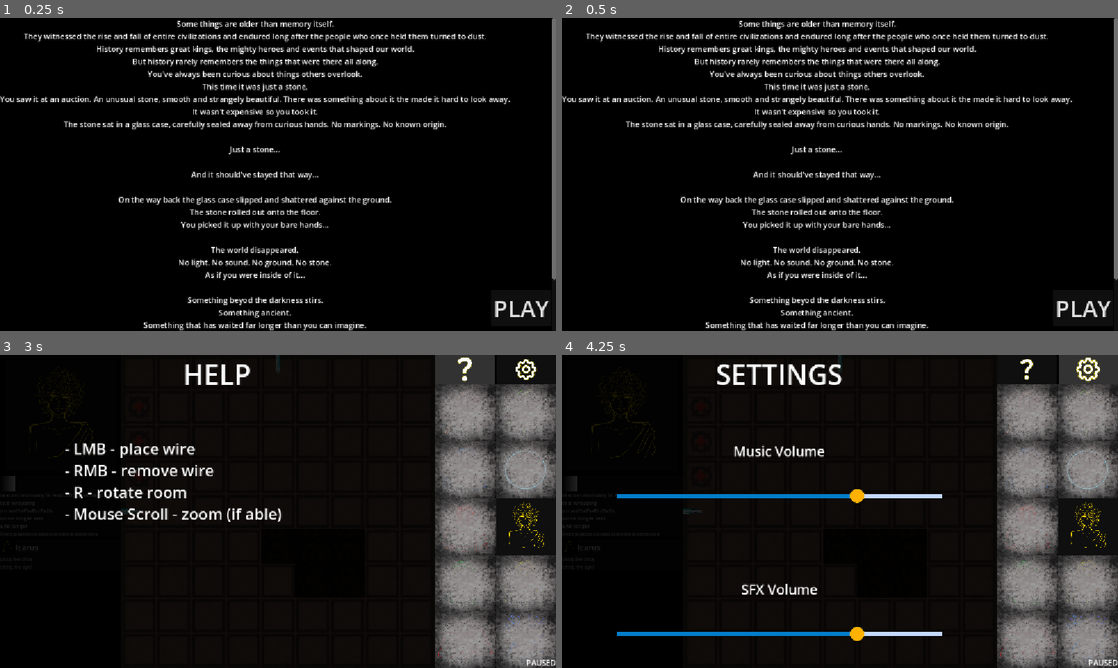
Above: before the commit, frames 1-4 (two rows, left to right).
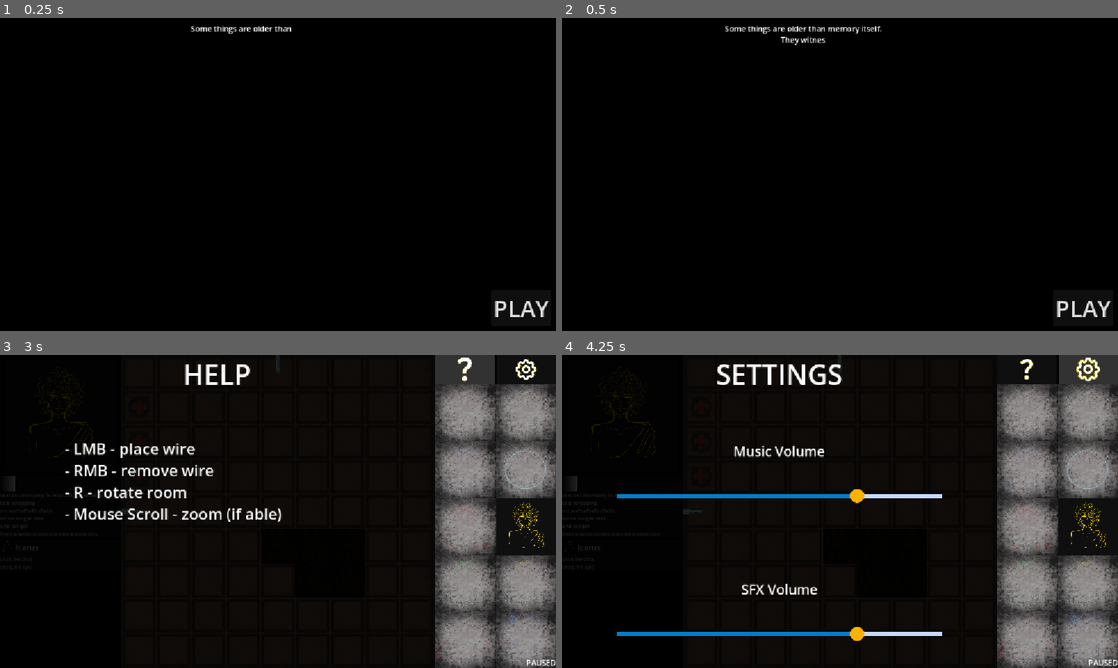
Above: after the commit, the same moments.

Repository: Wallted/ldjam-60
Game: Godot game, scene res://main.tscn
The game is run twice, just before and just after one commit, with the same random seed, the same clock (stepped at 60 frames per second) and the same inputs.
Inputs (mouse positions are in pixels of both pictures, inside the frame that each line leads up to):
- Up to frame 1 (0.25 s): no input
- Up to frame 2 (0.5 s): no input
- Up to frame 3 (3 s): click "PLAY" at 0.5 s; move the mouse to (400, 495) at 1.27 s; hold W 1.28-2.03 s; tap R (rotate) at 1.35 s; click (400, 495) at 1.42 s; move the mouse to (16, 408) at 2.02 s; tap T at 2.1 s; click (16, 408) at 2.17 s; click (467, 370) at 2.75 s
- Up to frame 4 (4.25 s): click (1090, 370) at 3.5 s

The runs differ from the first frame. In frame 1, 9.4% of the frame differs, in the area x 0-100%, y 0-100%; in frame 2, 9.6%; in frame 3, less than 0.1%; in frame 4, less than 0.1%.

Commit message:
[feature] Intro slow show (#71)

Diff:
--- a/main.gd
+++ b/main.gd
@@ -3,7 +3,7 @@
 @onready var color_rect: ColorRect = $CanvasLayer/TitleScreen/ColorRect
 @onready var button: Button = $CanvasLayer/TitleScreen/Button
 @onready var title_screen: Control = $CanvasLayer/TitleScreen
-@onready var title_text_scroll_container: ScrollContainer = $CanvasLayer/TitleScreen/TitleTextScrollContainer
+@onready var title_text: RichTextLabel = $CanvasLayer/TitleScreen/MarginContainer/TitleText
 
 func _ready() -> void:
 	GameState.pause_game()
@@ -14,7 +14,7 @@
 	tween.tween_property(color_rect, 'color:a', 0.0, 0.75).set_trans(Tween.TRANS_LINEAR)
 	tween.tween_callback(_delete)
 	button.visible = false
-	title_text_scroll_container.visible = false
+	title_text.visible = false
 
 func _delete() -> void:
 	GameState.unpause_game()
--- a/main.tscn
+++ b/main.tscn
@@ -11,6 +11,7 @@
 [ext_resource type="Script" uid="uid://uxsywj5kk4up" path="res://main_audio_stream.gd" id="6_272bh"]
 [ext_resource type="PackedScene" uid="uid://bkkrnwmeyogai" path="res://help.tscn" id="6_dg77c"]
 [ext_resource type="Script" uid="uid://dkcfc85dw6qoi" path="res://dialog_stream.gd" id="7_5vw27"]
+[ext_resource type="Script" uid="uid://2e2p40e4cd3i" path="res://title_screen.gd" id="9_dg77c"]
 
 [node name="Main" type="Node" unique_id=665793303]
 script = ExtResource("1_efxa6")
@@ -104,6 +105,8 @@
 anchor_bottom = 1.0
 grow_horizontal = 2
 grow_vertical = 2
+script = ExtResource("9_dg77c")
+duration = 10.0
 
 [node name="ColorRect" type="ColorRect" parent="CanvasLayer/TitleScreen" unique_id=961756532]
 layout_mode = 1
@@ -115,12 +118,16 @@
 mouse_filter = 2
 color = Color(0, 0, 0, 1)
 
-[node name="TitleTextScrollContainer" type="ScrollContainer" parent="CanvasLayer/TitleScreen" unique_id=1784492556]
-layout_mode = 0
-offset_right = 1152.0
+[node name="MarginContainer" type="MarginContainer" parent="CanvasLayer/TitleScreen" unique_id=1520306389]
+layout_mode = 0
+offset_right = 1000.0
 offset_bottom = 648.0
-
-[node name="TitleText" type="Label" parent="CanvasLayer/TitleScreen/TitleTextScrollContainer" unique_id=1040147722]
+theme_override_constants/margin_left = 10
+theme_override_constants/margin_top = 10
+theme_override_constants/margin_right = 10
+theme_override_constants/margin_bottom = 10
+
+[node name="TitleText" type="RichTextLabel" parent="CanvasLayer/TitleScreen/MarginContainer" unique_id=2133776224]
 layout_mode = 2
 text = "Some things are older than memory itself.
 They witnessed the rise and fall of entire civilizations and endured long after the people who once held them turned to dust.
@@ -134,24 +141,22 @@
 
 Just a stone...
 
-And it should've stayed that way...
-
 On the way back the glass case slipped and shattered against the ground.
 The stone rolled out onto the floor.
 You picked it up with your bare hands...
 
 The world disappeared.
 No light. No sound. No ground. No stone.
-As if you were inside of it...
-
-Something beyod the darkness stirs.
-Something ancient.
+
+Something beyond the darkness stirs.
 Something that has waited far longer than you can imagine.
 You are not alone here.
 
 And then you see it...
 
 "
+fit_content = true
+scroll_active = false
 horizontal_alignment = 1
 
 [node name="Button" type="Button" parent="CanvasLayer/TitleScreen" unique_id=172084907]
--- /dev/null
+++ b/title_screen.gd
@@ -0,0 +1,17 @@
+extends Control
+
+@onready var text_node: RichTextLabel = $MarginContainer/TitleText
+
+@export var duration: float = 0.0
+
+# Called when the node enters the scene tree for the first time.
+func _ready() -> void:
+	text_node.visible_ratio = 0.0
+
+# Called every frame. 'delta' is the elapsed time since the previous frame.
+func _process(delta: float) -> void:
+	if duration:
+		if text_node.visible_ratio <= 1.0:
+			text_node.visible_ratio += delta/duration
+	else:
+		text_node.visible_ratio = 1.0
Not shown, added: title_screen.gd.uid
